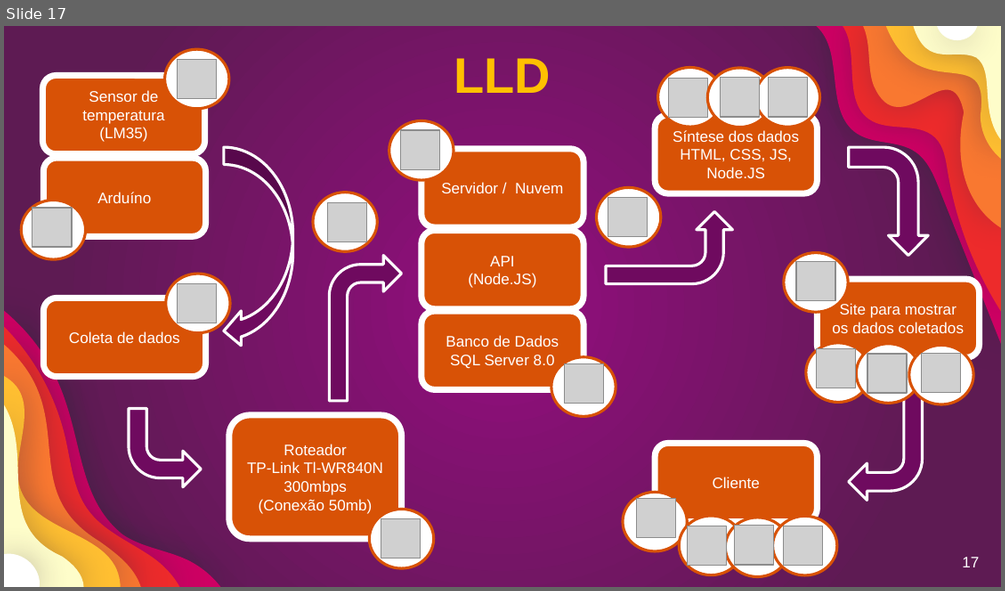
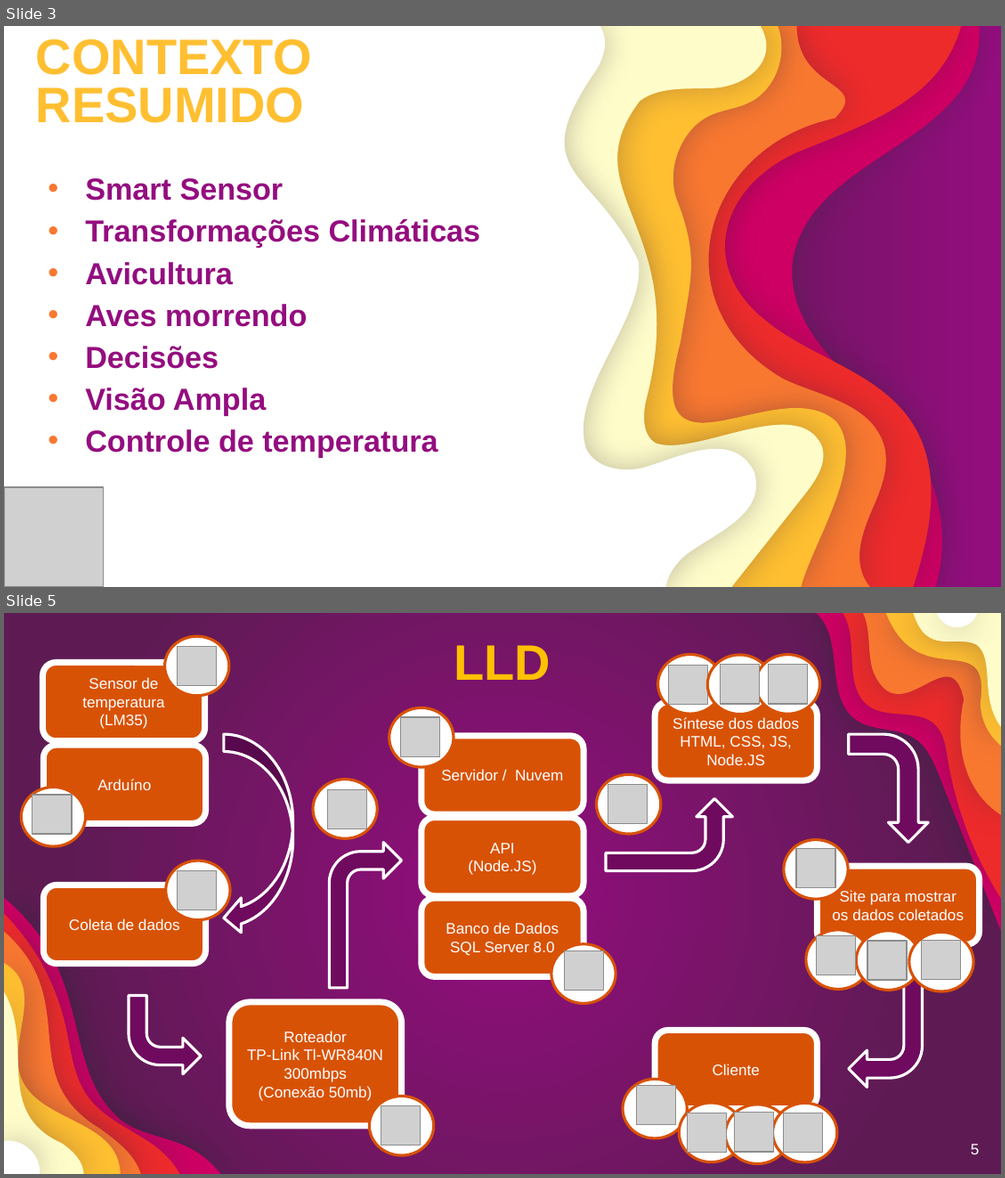
Before and after one commit to GustavoQuaresma/TECCHICKEN-DOCUMENTACAO, a slide deck: SPRINT2/slide pi.pptx. Shown one above the other, each under a label of ours: slide 17 before the commit, slides 3 and 5 after it; the slides between them are not shown. The pictures are 1005x591 and 1005x1178 pixels, drawn with LibreOffice and Linux fonts; fonts in the diff are those of the drawing; grey boxes stand for pictures. Boxes give left, top, right and bottom in pixels: in the first picture for what was removed or moved away, otherwise in the second. Text is boxed around its words. In the diff, an @@ line names an element or a change of style, - is before the commit and + after.

```diff
--- a/SPRINT2/slide pi.pptx
+++ b/SPRINT2/slide pi.pptx
@@ slide 3 added at (4, 26, 1001, 587), background gradient #940D7F to #5E1B53 @@
@@ group added at (4, 26, 979, 586): 6 freeform shapes @@
@@ title added at (36, 39, 312, 123), 36 pt, text #FFBF31, bold @@
+CONTEXTO RESUMIDO
@@ subtitle added at (85, 178, 481, 458), 22 pt, text #940D7F, bold @@
+• Smart Sensor
+• Transformações Climáticas
+• Avicultura
+• Aves morrendo
+• Decisões
+• Visão Ampla
+• Controle de temperatura
@@ picture added at (4, 488, 104, 587) @@
@@ what was slide 17 is now slide 5 @@
@@ page number at (971, 1143, 979, 1154): text changed @@
-17
+5
```
Also in this commit, not shown: 4 slides changed, 6 other slides added, 11 slides removed, 2 other files.
